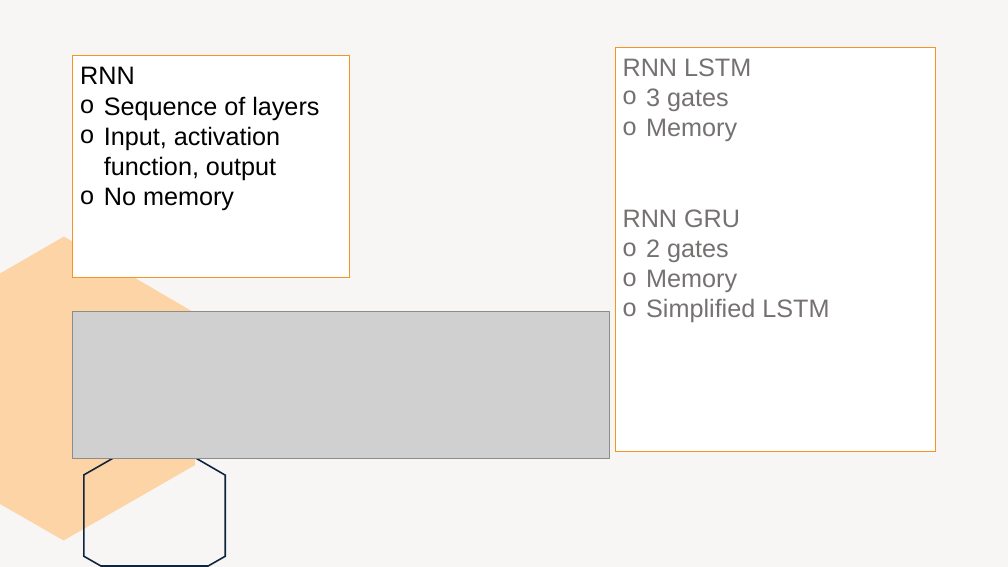
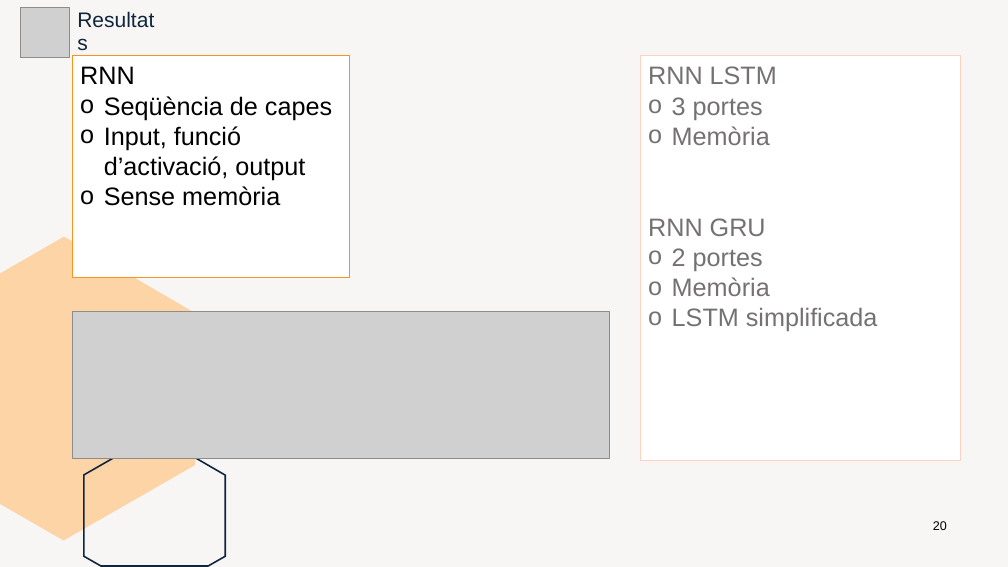
Before and after one commit to marti1999/TFG, a slide deck: slide 20 of informes/entrega final/presentation.pptx. Drawn at 1008x567 pixels with LibreOffice and Linux fonts; fonts in the diff are those of the drawing; grey boxes stand for pictures. Boxes give left, top, right and bottom in pixels: in the first picture for what was removed or moved away, otherwise in the second. Text is boxed around its words. In the diff, an @@ line names an element or a change of style, - is before the commit and + after.

```diff
--- a/informes/entrega final/presentation.pptx
+++ b/informes/entrega final/presentation.pptx
@@ picture added at (20,8,70,57) @@
@@ text added at (70,14,169,51), 20 pt, text #0F253E @@
+Resultats
@@ rectangle "RNN LSTM": place and size @@
-rectangle "RNN LSTM" at (616,47,935,451)
+rectangle "RNN LSTM" at (640,56,960,461)
@@ rectangle "RNN LSTM" at (640,56,960,461): outline #F79320 1 pt to #FED2BF 1 pt @@
@@ text in rectangle at (104,96,332,206): text changed @@
-o Sequence of layers
-o Input, activation function, output
-o No memory
+o Seqüència de capes
+o Input, funció d’activació, output
+o Sense memòria
@@ text in rectangle at (672,97,770,145): text changed @@
-o 3 gates
-o Memory
+o 3 portes
+o Memòria
@@ text in rectangle at (672,248,878,331): text changed @@
-o 2 gates
-o Memory
-o Simplified LSTM
+o 2 portes
+o Memòria
+o LSTM simplificada
@@ page number added at (933,521,947,530), 12 pt, text #000000 @@
+20
```
Also in this commit, not shown: 22 other slides changed, 5 slides added, 5 slides removed, 1 other file.
